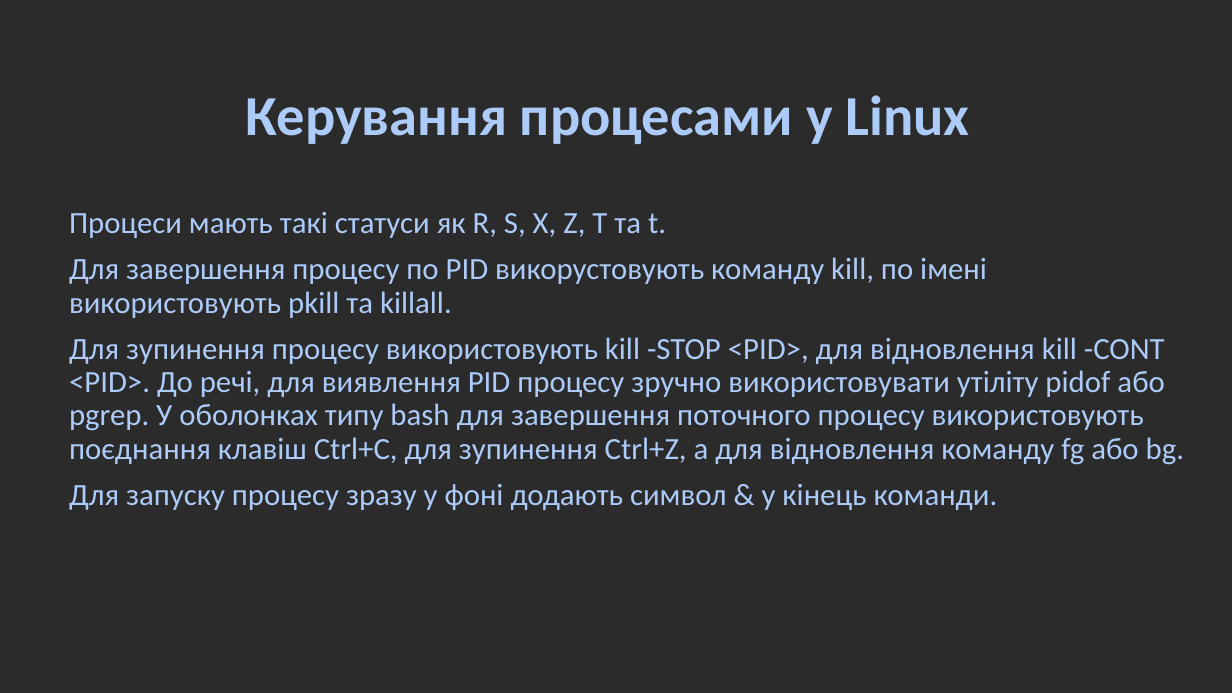
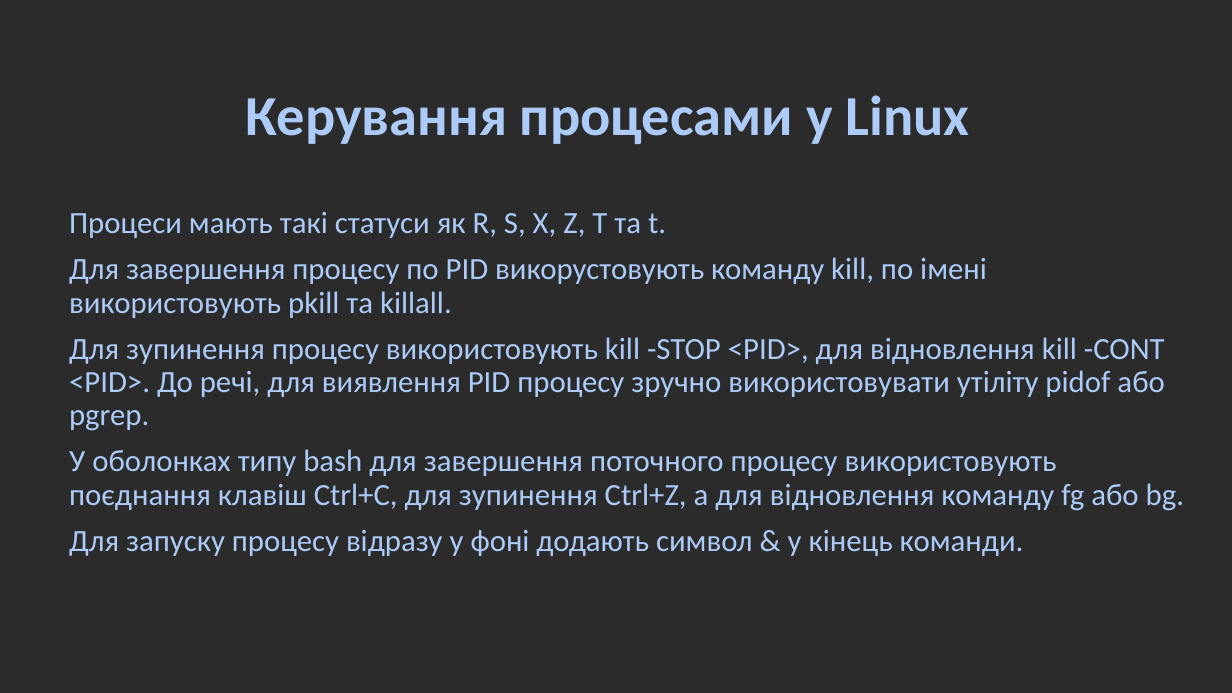
Before and after one commit to millennium02/SRS_L5, a slide deck: slide 3 of linux_ps&threads.odp. Drawn at 1232x693 pixels with LibreOffice and Linux fonts; fonts in the diff are those of the drawing; background and template pictures are left out; a plain dark background stands for a picture behind light text. Boxes give left, top, right and bottom in pixels: in the first picture for what was removed or moved away, otherwise in the second. Text is boxed around its words. In the diff, an @@ line names an element or a change of style, - is before the commit and + after.

```diff
--- a/linux_ps&threads.odp
+++ b/linux_ps&threads.odp
@@ text at [69, 337, 1184, 556]: text changed @@
-Для зупинення процесу використовують kill -STOP <PID>, для відновлення kill -CONT <PID>. До речі, для виявлення PID процесу зручно використовувати утіліту pidof або pgrep. У оболонках типу bash для завершення поточного процесу використовують поєднання клавіш Ctrl+C, для зупинення Ctrl+Z, а для відновлення команду fg або bg.
-Для запуску процесу зразу у фоні додають символ & у кінець команди.
+Для зупинення процесу використовують kill -STOP <PID>, для відновлення kill -CONT <PID>. До речі, для виявлення PID процесу зручно використовувати утіліту pidof або pgrep.
+У оболонках типу bash для завершення поточного процесу використовують поєднання клавіш Ctrl+C, для зупинення Ctrl+Z, а для відновлення команду fg або bg.
+Для запуску процесу відразу у фоні додають символ & у кінець команди.
```
Also in this commit, not shown: 5 other slides changed, 8 slides removed, 1 other file.
